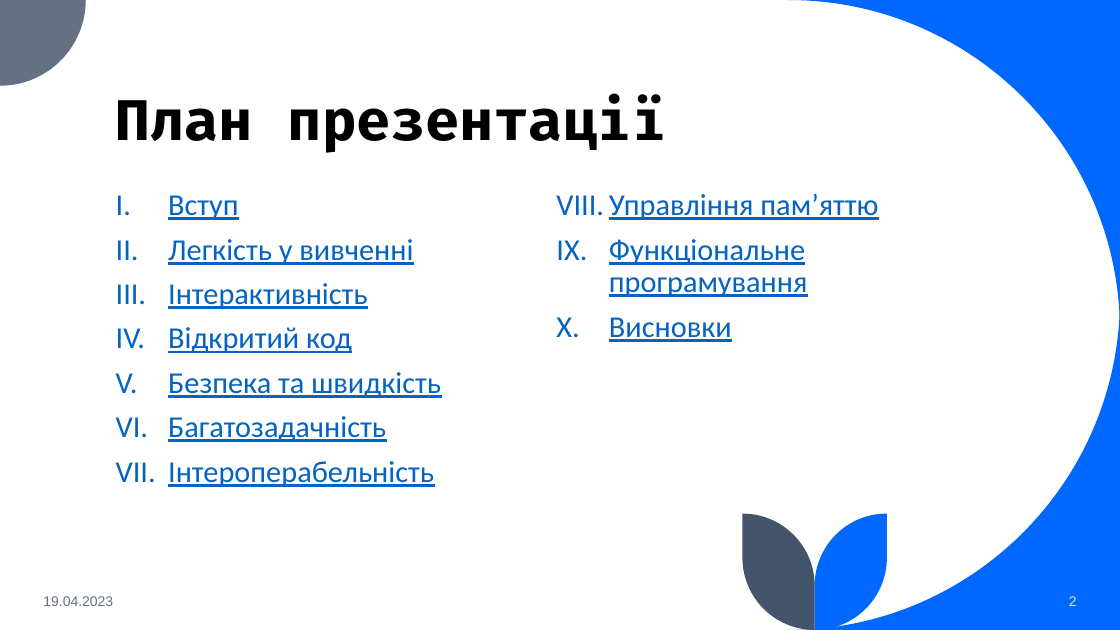
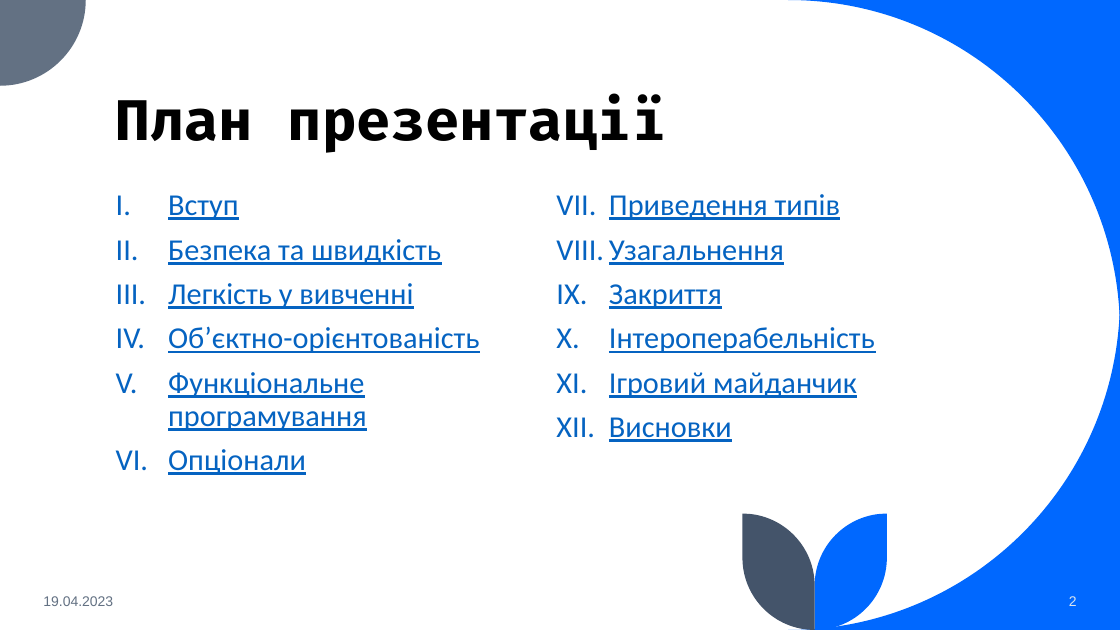
Before and after one commit to seesmof/University-Universytet, a slide deck: slide 2 of year1-term2/SS/ct1/presentation.pptx. Drawn at 1120x630 pixels with LibreOffice and Linux fonts; fonts in the diff are those of the drawing. Boxes give left, top, right and bottom in pixels: in the first picture for what was removed or moved away, otherwise in the second. Text is boxed around its words. In the diff, an @@ line names an element or a change of style, - is before the commit and + after.

```diff
--- a/year1-term2/SS/ct1/presentation.pptx
+++ b/year1-term2/SS/ct1/presentation.pptx
@@ text at box(168, 194, 840, 475): text changed @@
-III. Інтерактивність
-IV. Відкритий код
-V. Безпека та швидкість
-VI. Багатозадачність
+IV. Об’єктно-орієнтованість
+V. Функціональне програмування
+VI. Опціонали
+VII. Приведення типів
+VIII. Узагальнення
+IX. Закриття
@@ text at box(168, 239, 441, 265): paragraph added @@
+II. Безпека та швидкість
@@ text at box(609, 372, 857, 398): text changed @@
-VIII. Управління пам’яттю
-IX. Функціональне програмування
+XI. Ігровий майданчик
```
Also in this commit, not shown: 6 other slides changed, 5 slides added, 3 slides removed, 1 other file.
